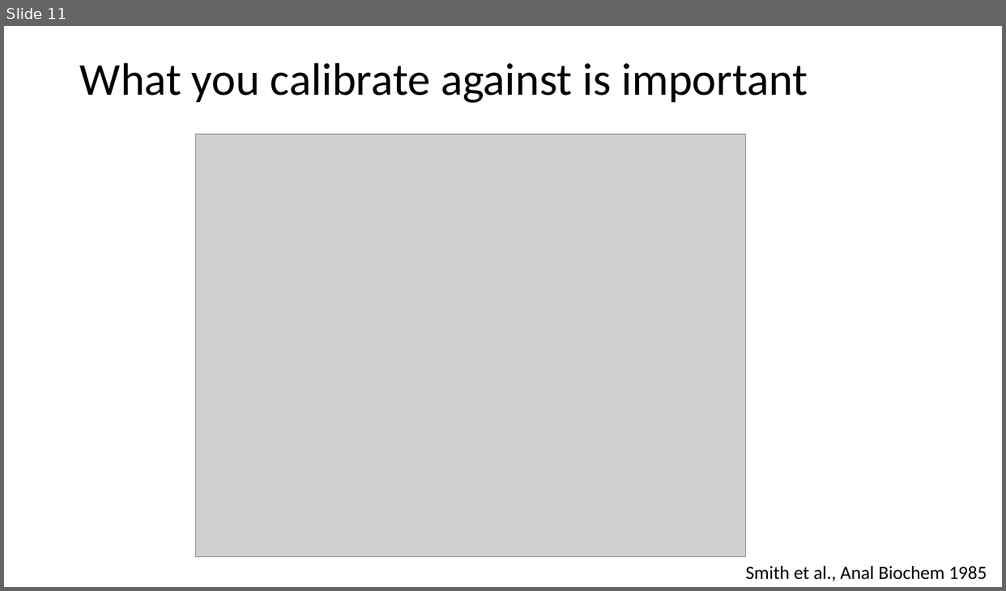
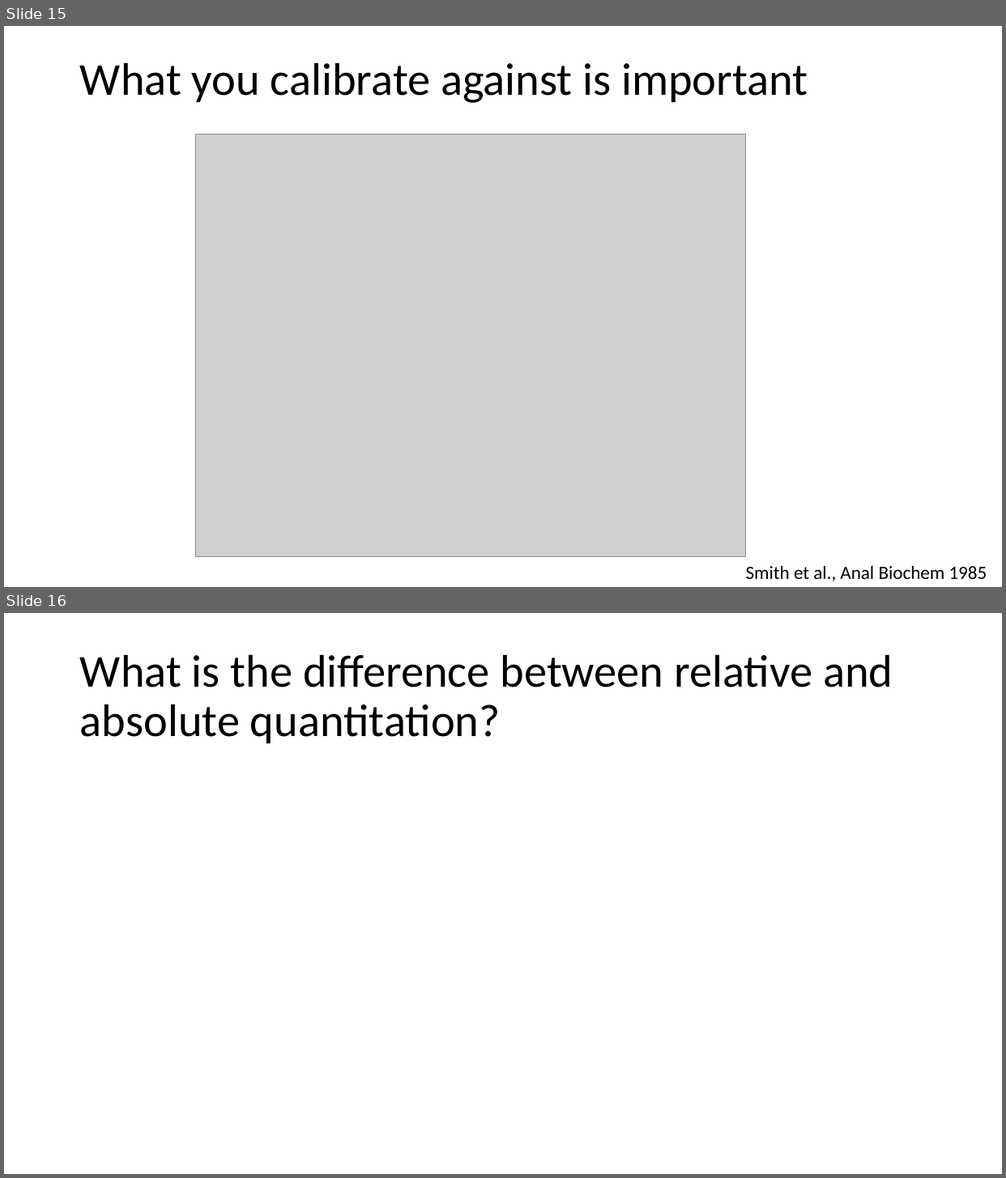
Before and after one commit to beliveau-lab/gen575, a slide deck: lectures/3.Quant101.Calibration.pptx. Shown one above the other, each under a label of ours: slide 11 before the commit, slides 15 and 16 after it. The pictures are 1006x591 and 1006x1178 pixels, drawn with LibreOffice and Linux fonts; fonts in the diff are those of the drawing; grey boxes stand for pictures. Boxes give left, top, right and bottom in pixels: in the first picture for what was removed or moved away, otherwise in the second. Text is boxed around its words. In the diff, an @@ line names an element or a change of style, - is before the commit and + after.

```diff
--- a/lectures/3.Quant101.Calibration.pptx
+++ b/lectures/3.Quant101.Calibration.pptx
@@ slide 16 added at [4,613,1002,1174], background #FFFFFF @@
@@ title added at [80,654,893,743], 44 pt, text #000000 @@
+What is the difference between relative and absolute quantitation?
@@ what was slide 11 is now slide 15 @@
```
Also in this commit, not shown: 2 slides changed, 4 other slides added.
